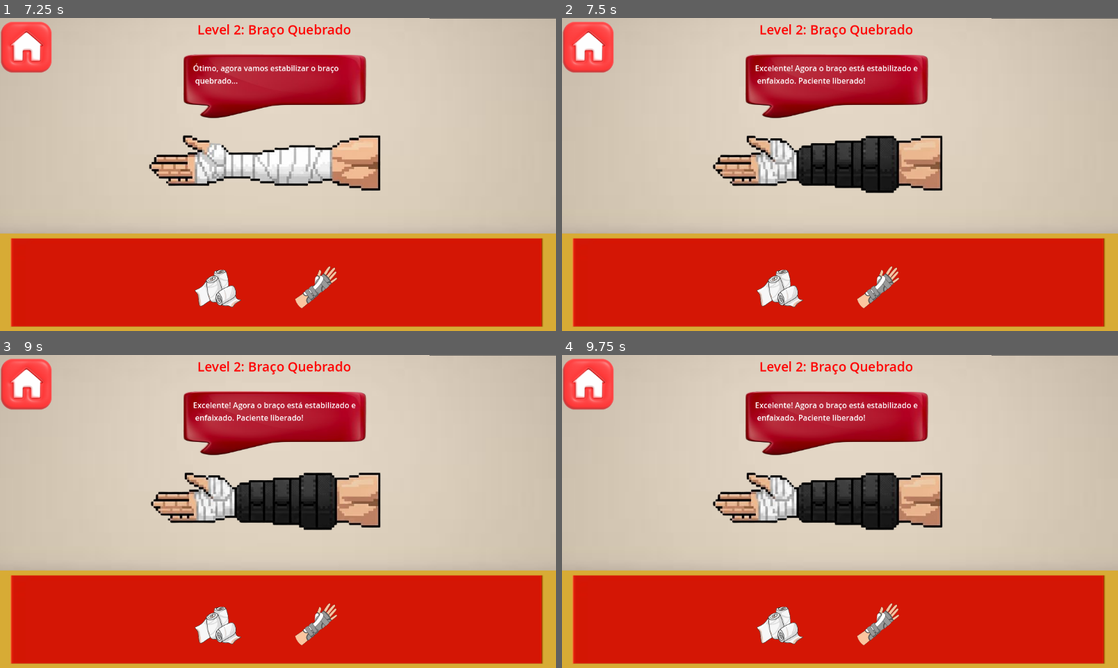
Above: before the commit, frames 1-4 (two rows, left to right).
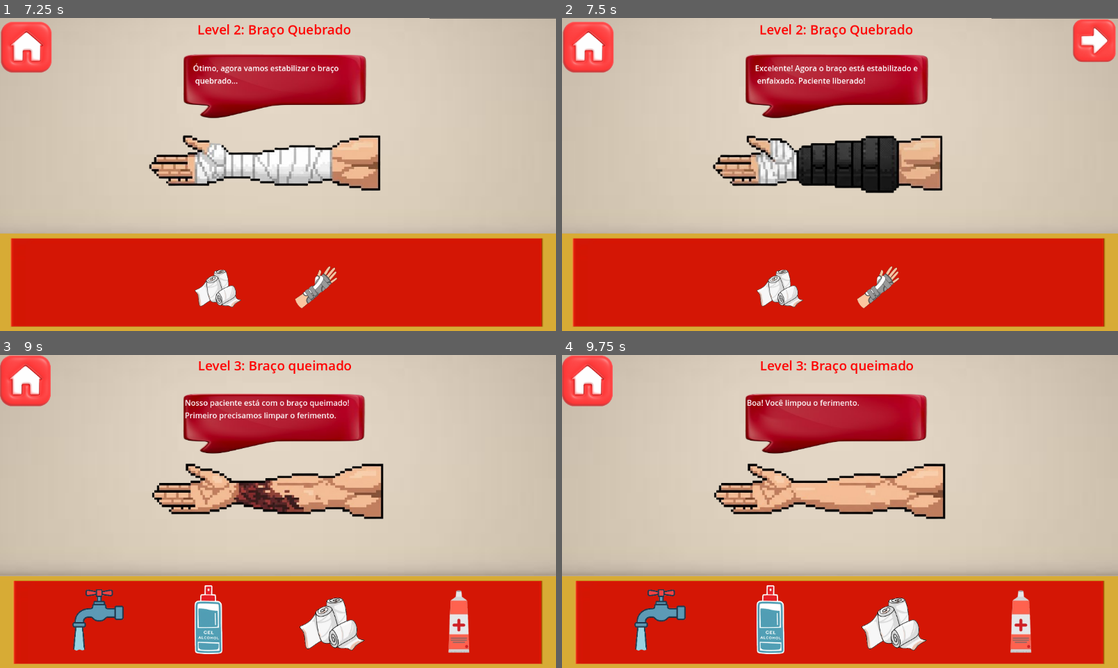
Above: after the commit, the same moments.

Repository: Igorgx/socorristas_jogo
Game: Godot game, scene res://main_menu.tscn
Two runs of this game, one before a commit and one after it. Both use one fixed random seed, a clock stepped at 60 frames per second and the inputs below.
Inputs (mouse positions are in pixels of both pictures, inside the frame that each line leads up to):
- Up to frame 1 (7.25 s): click "Jogar" at 0.5 s; click "Level 1" at 1.25 s; click (200, 287) at 2 s; click (266, 287) at 2.75 s; click (333, 287) at 3.5 s; click (27, 43) at 4.25 s; click "Level 2" at 5 s; click (216, 287) at 5.75 s; click (266, 287) at 6.5 s
- Up to frame 2 (7.5 s): click (878, 287) at 7.25 s
- Up to frame 3 (9 s): click (11, 364) at 8 s; click (533, 376) at 8.77 s
- Up to frame 4 (9.75 s): click (656, 621) at 9.52 s

Frame 1 is identical in both runs. In frame 2, 1.0% of the frame differs, in the area x 91-100%, y 0-15%; in frame 3, 16%, in the area x 0-100%, y 0-99%; in frame 4, 16%.

Commit message:
atualizando levels

Diff:
--- a/socorrista/level1.gd
+++ b/socorrista/level1.gd
@@ -48,6 +48,10 @@
 			$MsgErro.visible = false
 			erro_visivel = false
 			sucesso.play()
+
+			if estado == 3:
+				$NextLevel.visible = true
+
 		else:
 			mostrar_erro("  Item incorreto!\nTente novamente.")
 			errado.play()
@@ -75,3 +79,8 @@
 
 func _on_texture_button_pressed() -> void:
 	get_tree().change_scene_to_file("res://level_select.tscn")
+
+
+
+func _on_next_level_pressed() -> void:
+	get_tree().change_scene_to_file("res://level2.tscn")
--- a/socorrista/level1.tscn
+++ b/socorrista/level1.tscn
@@ -12,6 +12,7 @@
 [ext_resource type="Texture2D" uid="uid://duarftutj2dt" path="res://sprites socorristas/botaohome-Photoroom.png" id="10_5j5gb"]
 [ext_resource type="AudioStream" uid="uid://cri1btj13ung1" path="res://sprites socorristas/sound/sucesso.mp3" id="11_hx44q"]
 [ext_resource type="AudioStream" uid="uid://b50e6cjpls5qx" path="res://sprites socorristas/sound/errado.mp3" id="12_n8vhr"]
+[ext_resource type="Texture2D" uid="uid://bee7po6qrkk0u" path="res://sprites socorristas/Next_level.png" id="13_n8vhr"]
 
 [sub_resource type="GDScript" id="GDScript_xy4tn"]
 script/source = "extends Area2D
@@ -150,7 +151,17 @@
 [node name="Errado" type="AudioStreamPlayer" parent="."]
 stream = ExtResource("12_n8vhr")
 
+[node name="NextLevel" type="TextureButton" parent="."]
+visible = false
+offset_left = 1023.0
+offset_top = -31.0
+offset_right = 1523.0
+offset_bottom = 469.0
+scale = Vector2(0.3, 0.3)
+texture_normal = ExtResource("13_n8vhr")
+
 [connection signal="pressed" from="UI/BarraItens/Item1" to="." method="_on_item_1_pressed"]
 [connection signal="pressed" from="UI/BarraItens/Item2" to="." method="_on_item_2_pressed"]
 [connection signal="pressed" from="UI/BarraItens/Item3" to="." method="_on_item_3_pressed"]
 [connection signal="pressed" from="Home" to="." method="_on_texture_button_pressed"]
+[connection signal="pressed" from="NextLevel" to="." method="_on_next_level_pressed"]
--- a/socorrista/level2.tscn
+++ b/socorrista/level2.tscn
@@ -11,6 +11,7 @@
 [ext_resource type="Texture2D" uid="uid://duarftutj2dt" path="res://sprites socorristas/botaohome-Photoroom.png" id="8_rmy57"]
 [ext_resource type="AudioStream" uid="uid://b50e6cjpls5qx" path="res://sprites socorristas/sound/errado.mp3" id="10_3opl0"]
 [ext_resource type="AudioStream" uid="uid://cri1btj13ung1" path="res://sprites socorristas/sound/sucesso.mp3" id="11_dc5vx"]
+[ext_resource type="Texture2D" uid="uid://bee7po6qrkk0u" path="res://sprites socorristas/Next_level.png" id="12_dc5vx"]
 
 [sub_resource type="GDScript" id="GDScript_xy4tn"]
 script/source = "extends Area2D
@@ -137,11 +138,10 @@
 texture_normal = ExtResource("8_rmy57")
 
 [node name="MsgErro" type="Label" parent="."]
-visible = false
-offset_left = 1236.0
-offset_top = 16.0
-offset_right = 1369.0
-offset_bottom = 110.0
+offset_left = 869.0
+offset_top = 69.0
+offset_right = 1002.0
+offset_bottom = 163.0
 theme_override_colors/font_color = Color(0.81738645, 0, 0.0071710967, 1)
 
 [node name="Errado" type="AudioStreamPlayer" parent="."]
@@ -166,7 +166,17 @@
 offset_right = 290.0
 offset_bottom = 165.0
 
+[node name="NextLevel" type="TextureButton" parent="."]
+visible = false
+offset_left = 1028.0
+offset_top = -28.0
+offset_right = 1528.0
+offset_bottom = 472.0
+scale = Vector2(0.3, 0.3)
+texture_normal = ExtResource("12_dc5vx")
+
 [connection signal="pressed" from="UI/BarraItens/Item1" to="." method="_on_item_1_pressed"]
 [connection signal="pressed" from="UI/BarraItens/Item2" to="." method="_on_item_2_pressed"]
 [connection signal="pressed" from="UI/BarraItens/Item3" to="." method="_on_item_3_pressed"]
 [connection signal="pressed" from="Home" to="." method="_on_home_pressed"]
+[connection signal="pressed" from="NextLevel" to="." method="_on_next_level_pressed"]
--- a/socorrista/level_2.gd
+++ b/socorrista/level_2.gd
@@ -44,6 +44,9 @@
 			$MsgErro.visible = false
 			erro_visivel = false
 			sucesso.play()
+
+			if estado == 2:
+				$NextLevel.visible = true
 		else:
 			mostrar_erro("  Item incorreto!\nTente novamente.")
 			errado.play()
@@ -72,3 +75,6 @@
 
 func _on_home_pressed() -> void:
 	get_tree().change_scene_to_file("res://level_select.tscn")
+
+func _on_next_level_pressed() -> void:
+	get_tree().change_scene_to_file("res://level3.tscn")
Not shown: 1 places in socorrista/level1.tscn that only renumber resources
Not shown: 1 places in socorrista/level2.tscn that only renumber resources
Binary file added: socorrista/sprites socorristas/braço bandagem1.jpg
Not shown, added: socorrista/sprites socorristas/braço bandagem1.jpg.import
Binary file added: socorrista/sprites socorristas/braço_bandagem1.png
Not shown, added: socorrista/sprites socorristas/braço_bandagem1.png.import
